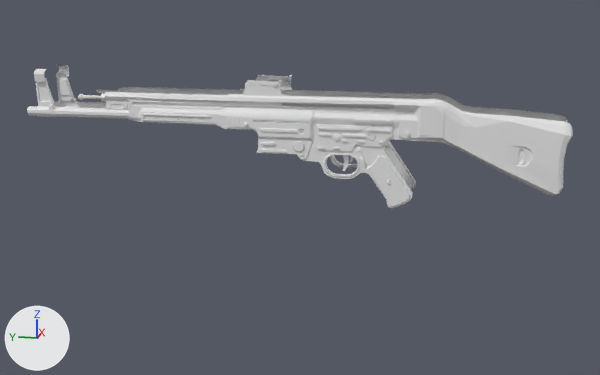
What one commit did to the OBJ model OBJECTS VOLUME 2/CHARACTER FPS/STG-44/STG 44 EM PARTES.obj.
Both versions are drawn from a 50 mm camera at (-1.724, 1.075, 2.096) aimed at (-0.04, 1.412, 1.675). Arrows for +X, +Y and +Z are at lower left; the lights stay in place. Where no turn or scale is listed for an object, it has been applied to the vertices.

Before the edit, the objects in view are built like this:
```python
me_stg_44_em_partes = bpy.data.meshes.new('STG 44 EM PARTES')
me_stg_44_em_partes.from_pydata(...)  # 4880 vertices, 3747 faces; spans x -0.115..0.017, y 0.873..1.997, z 1.657..1.92
ob_stg_44_em_partes = bpy.data.objects.new('STG 44 EM PARTES', me_stg_44_em_partes)
ob_stg_44_em_partes.location = (0.0, 0.0, 0.0)
```
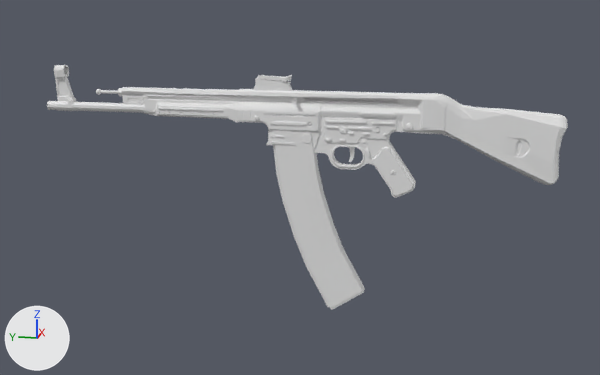
Where the change shows, as pixel boxes (x1, y1, x2, y2) in the pictures (600 x 375 px):
'STG 44 EM PARTES', reshaped (71% taller): before (27, 65, 573, 208); after (47, 65, 568, 310)
part 1 of me_stg_44_em_partes, added: after (273, 130, 365, 310)
part 2 of me_stg_44_em_partes, deleted: before (27, 69, 573, 208)
part 3 of me_stg_44_em_partes, built on: after (47, 65, 568, 197)

Edits to the bpy script that builds the scene:
```text
Change me_stg_44_em_partes:
    used by ob_stg_44_em_partes; location = (0.0, 0.0, 0.0)
    remove me_stg_44_em_partes.from_pydata(...)  # 4880 vertices, 3747 faces; spans x -0.115..0.017, y 0.873..1.997, z 1.657..1.92
    add me_stg_44_em_partes.from_pydata(...)  # 5173 vertices, 4023 faces; spans x -0.031..0.017, y 0.873..1.997, z 1.394..1.92
    me_stg_44_em_partes part 1: a new loose piece of 140 vertices spanning x -0.019..0.013, y 1.275..1.477, z 1.394..1.796
    me_stg_44_em_partes part 2: the loose piece of 2386 vertices spanning x -0.115..-0.083, y 0.873..1.997, z 1.657..1.92 is deleted
    me_stg_44_em_partes part 3: 2 vertices moved within x 0.007, y 1.81, z 1.841; 2386 vertices added at x -0.027..0.004, y 0.873..1.997, z 1.657..1.92
```
